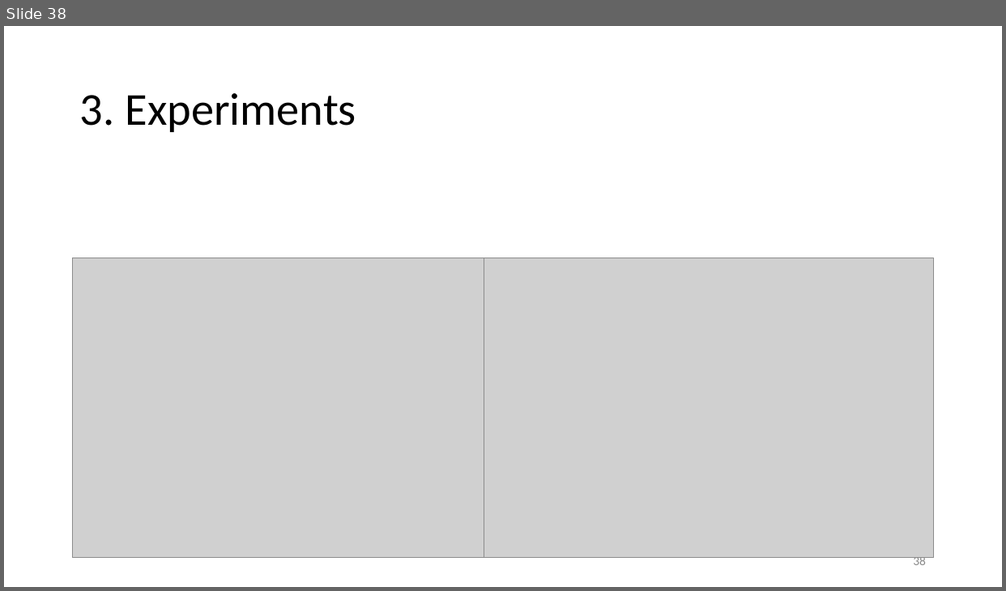
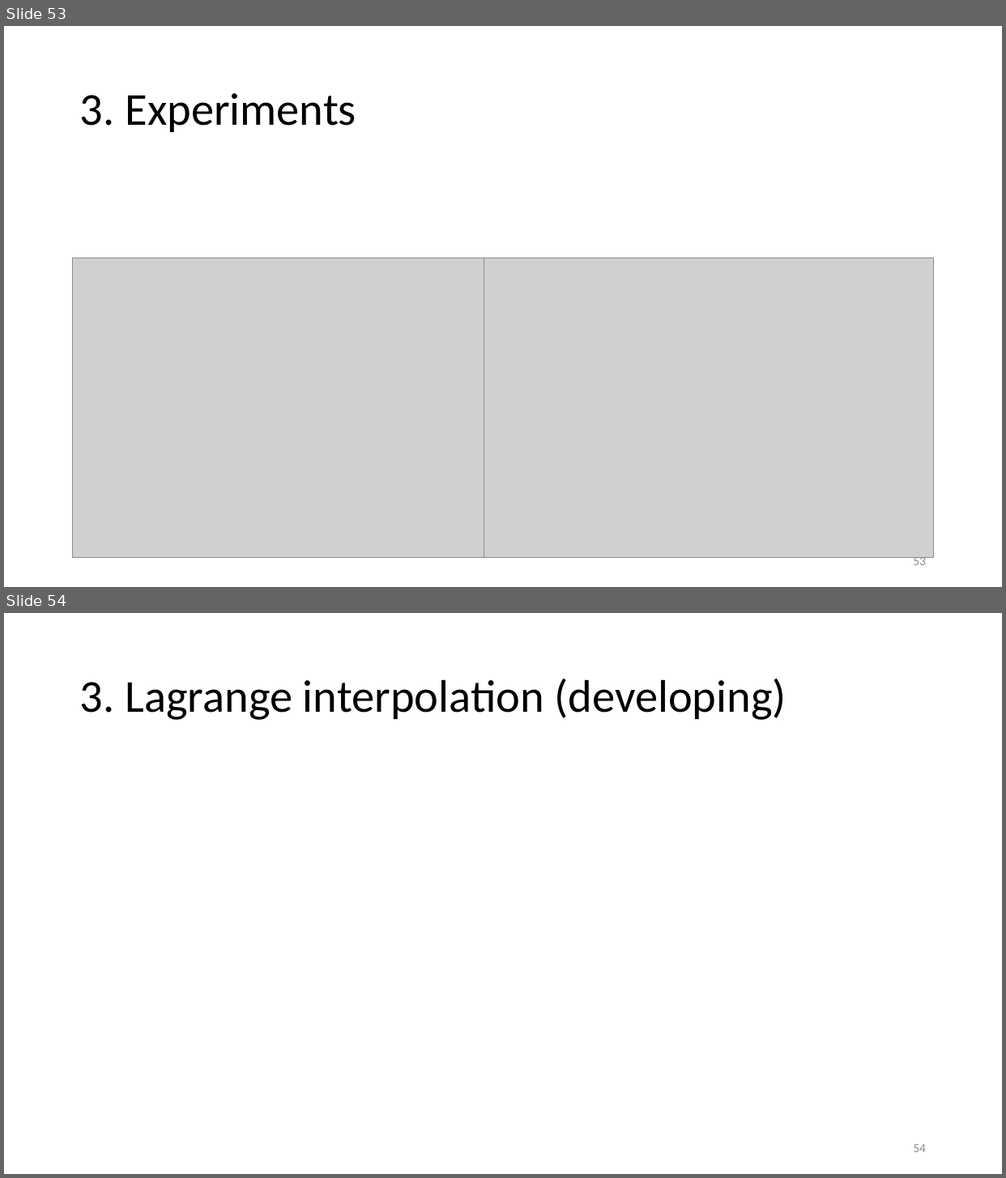
Before and after one commit to vutuanhai237/CourseMaterialsUIT, a slide deck: SExxx-Programming for quantum computer/Slide/x. Quantum Gradient.pptx. Shown one above the other, each under a label of ours: slide 38 before the commit, slides 53 and 54 after it. The pictures are 1006x591 and 1006x1178 pixels, drawn with LibreOffice and Linux fonts; fonts in the diff are those of the drawing; grey boxes stand for pictures. Boxes give left, top, right and bottom in pixels: in the first picture for what was removed or moved away, otherwise in the second. Text is boxed around its words. In the diff, an @@ line names an element or a change of style, - is before the commit and + after.

```diff
--- a/SExxx-Programming for quantum computer/Slide/x. Quantum Gradient.pptx
+++ b/SExxx-Programming for quantum computer/Slide/x. Quantum Gradient.pptx
@@ slide 54 added at <box>4,613,1002,1174</box>, background #FFFFFF @@
@@ title added at <box>80,679,786,720</box>, 44 pt, text #000000 @@
+3. Lagrange interpolation (developing)
@@ page number added at <box>913,1144,926,1152</box>, 12 pt, text #8C8C8C @@
+54
@@ what was slide 38 is now slide 53 @@
@@ page number at <box>913,555,926,565</box>: text changed @@
-38
+53
```
Also in this commit, not shown: 15 slides changed, 34 other slides added, 20 other files.
